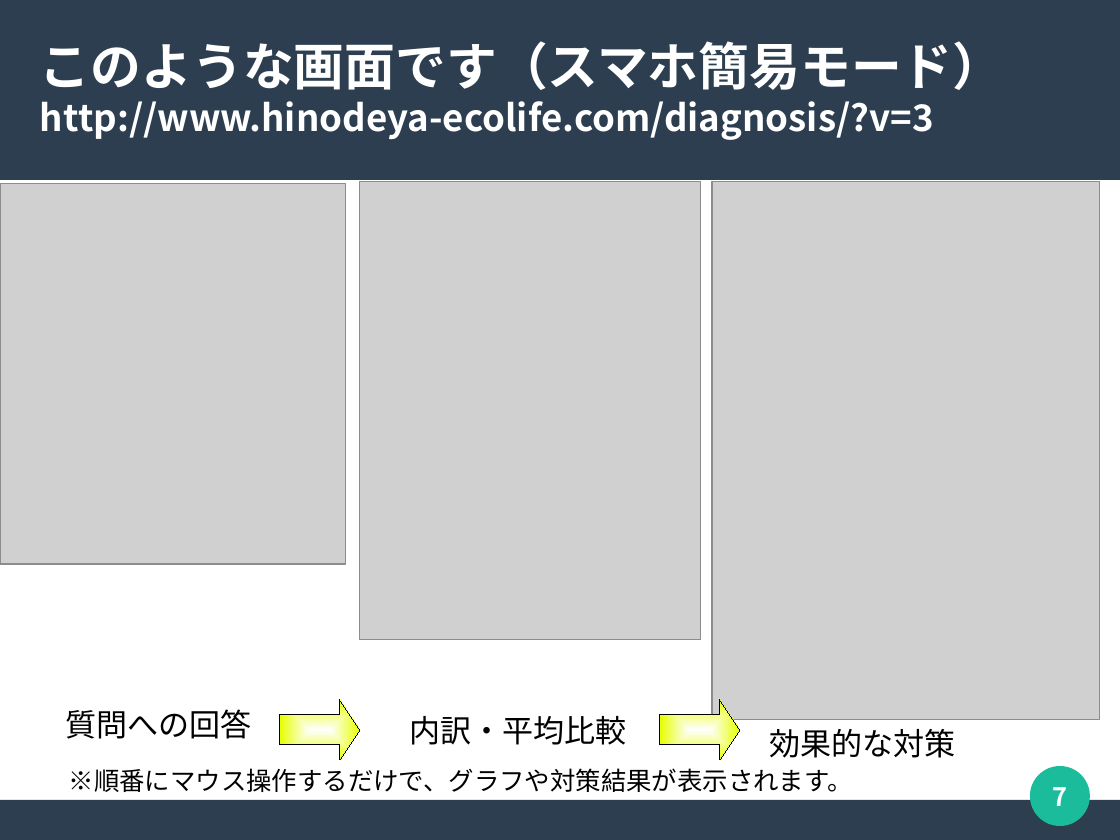
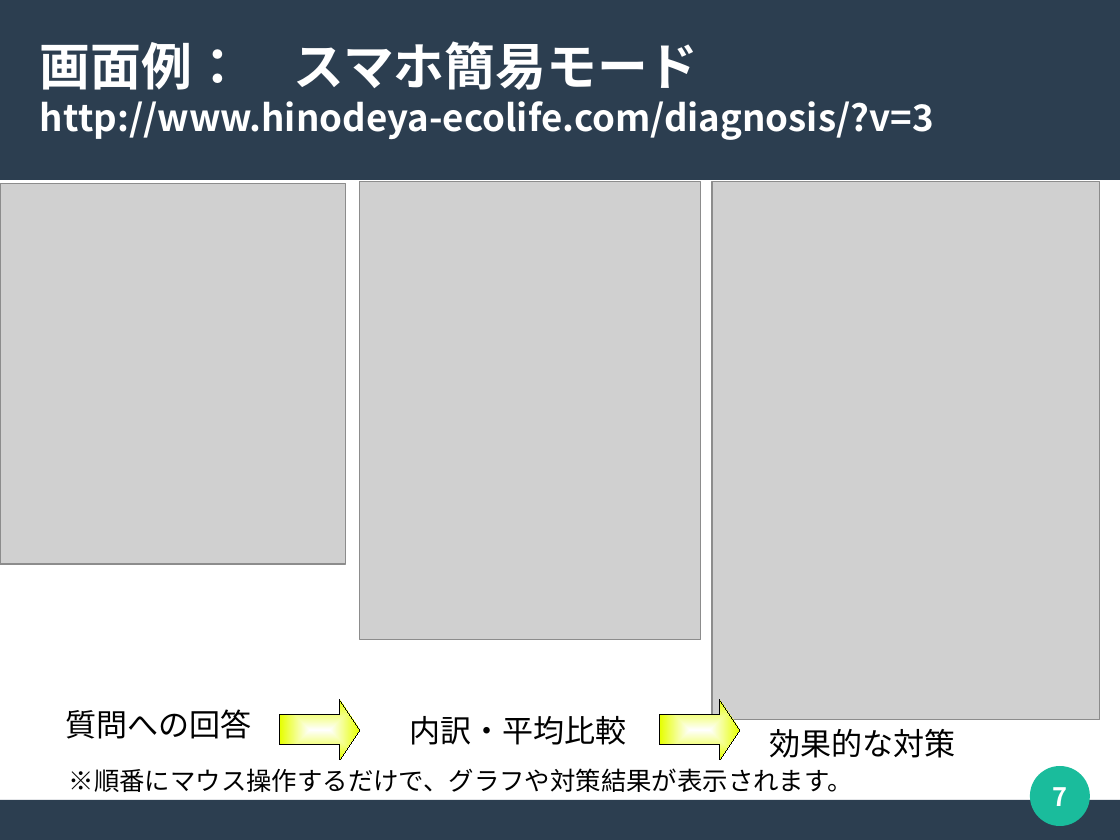
Before and after one commit to hinodeyasuzuki/eco_diagnosis, a slide deck: slide 7 of 開発/D6省エネ診断システム.odp. Drawn at 1120x840 pixels with LibreOffice and Linux fonts; fonts in the diff are those of the drawing; grey boxes stand for pictures. Boxes give left, top, right and bottom in pixels: in the first picture for what was removed or moved away, otherwise in the second. Text is boxed around its words. In the diff, an @@ line names an element or a change of style, - is before the commit and + after.

```diff
--- a/開発/D6省エネ診断システム.odp
+++ b/開発/D6省エネ診断システム.odp
@@ title at (x1=40, y1=41, x2=934, y2=140): text changed @@
-このような画面です（スマホ簡易モード）
-http://www.hinodeya-ecolife.com/diagnosis/?v=3
+画面例： スマホ簡易モード
+http://www.hinodeya-ecolife.com/diagnosis/?v=3
```
Also in this commit, not shown: 3 other slides changed, 36 other files.
